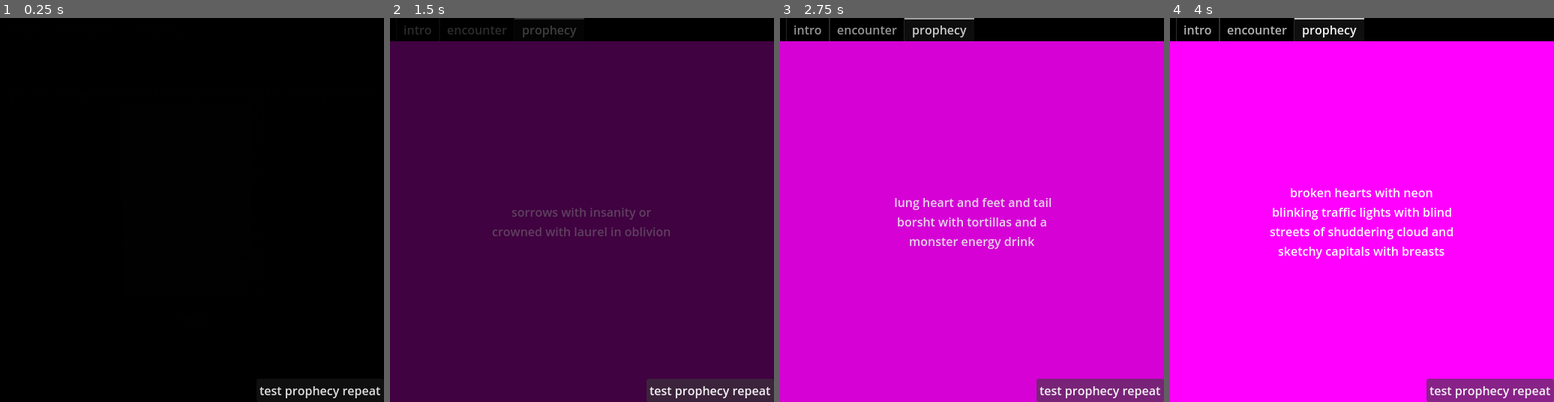
Above: before the commit, frames 1-4 (left to right).
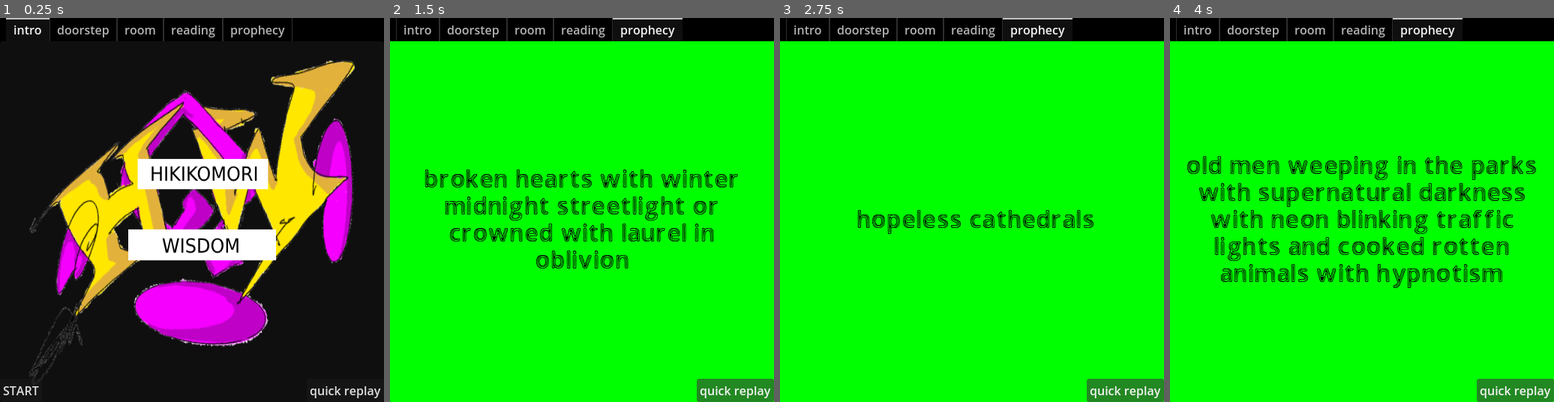
Above: after the commit, the same moments.

Repository: AlexDeclino/hikikomori_wisdom
Game: Godot game, scene res://scenes/prophecy.tscn
Two runs of this game, one before a commit and one after it. Both use one fixed random seed, a clock stepped at 60 frames per second and the inputs below.
Inputs (mouse positions are in pixels of both pictures, inside the frame that each line leads up to):
- Up to frame 1 (0.25 s): no input
- Up to frame 2 (1.5 s): click (582, 317) at 0.5 s, where only the run before the commit has a clickable "knock"; click "test prophecy repeat" (after the commit: "quick replay") at 1.25 s
- Up to frame 3 (2.75 s): click "test prophecy repeat" (after the commit: "quick replay") at 2 s
- Up to frame 4 (4 s): click "test prophecy repeat" (after the commit: "quick replay") at 2.75 s; tap Enter at 3.5 s

The runs differ from the first frame. In frame 1, 32% of the frame differs, in the area x 0-100%, y 0-100%; in frame 2, 95%; in frame 3, 95%; in frame 4, 95%.

Commit message:
added font, fixed empty array bug

Diff:
--- a/scenes/prophecy.tscn
+++ b/scenes/prophecy.tscn
@@ -1,9 +1,11 @@
-[gd_scene load_steps=9 format=3 uid="uid://62kem80pm0aa"]
+[gd_scene load_steps=11 format=3 uid="uid://62kem80pm0aa"]
 
 [ext_resource type="Script" path="res://scripts/prophecy.gd" id="1_fth8o"]
 [ext_resource type="Texture2D" uid="uid://cshy3hxl3cgbn" path="res://assets/door_01.jpg" id="2_gwday"]
 [ext_resource type="Texture2D" uid="uid://bd8h7c0ekdpfn" path="res://assets/background_01.png" id="2_n7pln"]
 [ext_resource type="AudioStream" uid="uid://cchwfbqae2hge" path="res://assets/sfx/foreboding-theme.ogg" id="2_r8h2h"]
+[ext_resource type="FontFile" uid="uid://nd0s6xgshou2" path="res://assets/Godot_rough-Regular.ttf" id="4_76wjn"]
+[ext_resource type="Texture2D" uid="uid://tf6blr8fx6qs" path="res://assets/intro_bg.png" id="4_pxr1f"]
 
 [sub_resource type="StyleBoxFlat" id="StyleBoxFlat_cs1hu"]
 bg_color = Color(0, 0, 0, 1)
@@ -37,7 +39,7 @@
 "times": PackedFloat32Array(0, 3),
 "transitions": PackedFloat32Array(1, 1),
 "update": 0,
-"values": [Color(0, 0, 0, 0), Color(1, 1, 1, 1)]
+"values": [Color(1, 1, 1, 1), Color(1, 1, 1, 1)]
 }
 
 [sub_resource type="AnimationLibrary" id="AnimationLibrary_ecfqv"]
@@ -54,7 +56,7 @@
 grow_horizontal = 2
 grow_vertical = 2
 script = ExtResource("1_fth8o")
-nodes_paths = Array[NodePath]([NodePath("prophecy_stages/encounter/VBoxContainer/prophecy_bar"), NodePath("prophecy_stages/encounter/VBoxContainer/prophecy_bar/prophecy_timer"), NodePath("prophecy_stages/intro/VBoxContainer/knock_bar/knock_timer"), NodePath("prophecy_stages/intro/VBoxContainer/knock_bar"), NodePath("prophecy_stages/intro/VBoxContainer/knock_bar/knock_button"), NodePath("prophecy_stages/intro/VBoxContainer/knock_reaction")])
+nodes_paths = Array[NodePath]([NodePath("prophecy_stages/reading/VBoxContainer/prophecy_bar"), NodePath("prophecy_stages/reading/VBoxContainer/prophecy_bar/prophecy_timer"), NodePath("prophecy_stages/doorstep/VBoxContainer/knock_bar/knock_timer"), NodePath("prophecy_stages/doorstep/VBoxContainer/knock_bar"), NodePath("prophecy_stages/doorstep/VBoxContainer/knock_bar/knock_button"), NodePath("prophecy_stages/doorstep/VBoxContainer/knock_reaction")])
 knock_speed = 5.0
 
 [node name="Panel" type="Panel" parent="."]
@@ -76,20 +78,36 @@
 grow_vertical = 2
 
 [node name="intro" type="MarginContainer" parent="prophecy_stages"]
-layout_mode = 2
-
-[node name="VBoxContainer" type="VBoxContainer" parent="prophecy_stages/intro"]
-layout_mode = 2
-size_flags_vertical = 4
-
-[node name="Label" type="Label" parent="prophecy_stages/intro/VBoxContainer"]
+visible = false
+layout_mode = 2
+
+[node name="TextureRect" type="TextureRect" parent="prophecy_stages/intro"]
+layout_mode = 2
+texture = ExtResource("4_pxr1f")
+expand_mode = 1
+
+[node name="start_button" type="Button" parent="prophecy_stages/intro" groups=["buttons"]]
+layout_mode = 2
+size_flags_horizontal = 0
+size_flags_vertical = 8
+text = "START"
+
+[node name="doorstep" type="MarginContainer" parent="prophecy_stages"]
+visible = false
+layout_mode = 2
+
+[node name="VBoxContainer" type="VBoxContainer" parent="prophecy_stages/doorstep"]
+layout_mode = 2
+size_flags_vertical = 4
+
+[node name="Label" type="Label" parent="prophecy_stages/doorstep/VBoxContainer"]
 layout_mode = 2
 size_flags_horizontal = 4
 text = "you are brought to meet the hikikomori sybil to know your fate"
 horizontal_alignment = 1
 vertical_alignment = 1
 
-[node name="TextureRect" type="TextureRect" parent="prophecy_stages/intro/VBoxContainer"]
+[node name="TextureRect" type="TextureRect" parent="prophecy_stages/doorstep/VBoxContainer"]
 custom_minimum_size = Vector2(256, 256)
 layout_mode = 2
 size_flags_horizontal = 4
@@ -97,13 +115,13 @@
 texture = ExtResource("2_gwday")
 expand_mode = 1
 
-[node name="knock_bar" type="ProgressBar" parent="prophecy_stages/intro/VBoxContainer"]
+[node name="knock_bar" type="ProgressBar" parent="prophecy_stages/doorstep/VBoxContainer"]
 custom_minimum_size = Vector2(512, 50)
 layout_mode = 2
 size_flags_horizontal = 4
 show_percentage = false
 
-[node name="knock_button" type="Button" parent="prophecy_stages/intro/VBoxContainer/knock_bar" groups=["buttons"]]
+[node name="knock_button" type="Button" parent="prophecy_stages/doorstep/VBoxContainer/knock_bar" groups=["buttons"]]
 layout_mode = 1
 anchors_preset = 15
 anchor_right = 1.0
@@ -114,19 +132,33 @@
 size_flags_vertical = 4
 text = "knock"
 
-[node name="knock_timer" type="Timer" parent="prophecy_stages/intro/VBoxContainer/knock_bar"]
+[node name="knock_timer" type="Timer" parent="prophecy_stages/doorstep/VBoxContainer/knock_bar"]
 wait_time = 0.05
 
-[node name="knock_reaction" type="Label" parent="prophecy_stages/intro/VBoxContainer"]
-layout_mode = 2
-horizontal_alignment = 1
-vertical_alignment = 1
-
-[node name="encounter" type="MarginContainer" parent="prophecy_stages"]
-visible = false
-layout_mode = 2
-
-[node name="TextureRect" type="TextureRect" parent="prophecy_stages/encounter"]
+[node name="knock_reaction" type="Label" parent="prophecy_stages/doorstep/VBoxContainer"]
+layout_mode = 2
+horizontal_alignment = 1
+vertical_alignment = 1
+
+[node name="room" type="MarginContainer" parent="prophecy_stages"]
+visible = false
+layout_mode = 2
+
+[node name="Label" type="Label" parent="prophecy_stages/room"]
+self_modulate = Color(1, 0, 1, 1)
+custom_minimum_size = Vector2(256, 0)
+layout_mode = 2
+size_flags_horizontal = 4
+theme_override_fonts/font = ExtResource("4_76wjn")
+theme_override_font_sizes/font_size = 36
+text = "a b c d e f g h i j k l m n o p q r s t u v w x y z 1 2 3 4 5 6 7 8 9 0 ,"
+autowrap_mode = 2
+
+[node name="reading" type="MarginContainer" parent="prophecy_stages"]
+visible = false
+layout_mode = 2
+
+[node name="TextureRect" type="TextureRect" parent="prophecy_stages/reading"]
 custom_minimum_size = Vector2(256, 256)
 layout_mode = 2
 size_flags_horizontal = 4
@@ -134,40 +166,43 @@
 texture = ExtResource("2_n7pln")
 expand_mode = 5
 
-[node name="VBoxContainer" type="VBoxContainer" parent="prophecy_stages/encounter"]
-layout_mode = 2
-size_flags_vertical = 8
-
-[node name="Label" type="Label" parent="prophecy_stages/encounter/VBoxContainer"]
+[node name="VBoxContainer" type="VBoxContainer" parent="prophecy_stages/reading"]
+layout_mode = 2
+size_flags_vertical = 8
+
+[node name="Label" type="Label" parent="prophecy_stages/reading/VBoxContainer"]
 layout_mode = 2
 text = "the sybilla is deciding your fate
 "
 horizontal_alignment = 1
 vertical_alignment = 1
 
-[node name="prophecy_bar" type="ProgressBar" parent="prophecy_stages/encounter/VBoxContainer"]
-layout_mode = 2
-size_flags_vertical = 8
-
-[node name="prophecy_timer" type="Timer" parent="prophecy_stages/encounter/VBoxContainer/prophecy_bar"]
+[node name="prophecy_bar" type="ProgressBar" parent="prophecy_stages/reading/VBoxContainer"]
+layout_mode = 2
+size_flags_vertical = 8
+
+[node name="prophecy_timer" type="Timer" parent="prophecy_stages/reading/VBoxContainer/prophecy_bar"]
 wait_time = 0.03
 
 [node name="prophecy" type="MarginContainer" parent="prophecy_stages"]
-visible = false
 layout_mode = 2
 
 [node name="ColorRect" type="ColorRect" parent="prophecy_stages/prophecy"]
 layout_mode = 2
-color = Color(1, 0, 1, 1)
+color = Color(0, 1, 0, 1)
 
 [node name="Label" type="Label" parent="prophecy_stages/prophecy"]
-custom_minimum_size = Vector2(256, 0)
-layout_mode = 2
-size_flags_horizontal = 4
+clip_contents = true
+custom_minimum_size = Vector2(480, 0)
+layout_mode = 2
+size_flags_horizontal = 4
+theme_override_colors/font_color = Color(0, 0, 0, 1)
+theme_override_fonts/font = ExtResource("4_76wjn")
+theme_override_font_sizes/font_size = 36
 text = "aaaa"
 horizontal_alignment = 1
 vertical_alignment = 1
-autowrap_mode = 3
+autowrap_mode = 2
 
 [node name="sounds" type="AudioStreamPlayer" parent="."]
 
@@ -181,20 +216,20 @@
 "": SubResource("AnimationLibrary_ecfqv")
 }
 
-[node name="Button" type="Button" parent="." groups=["buttons"]]
-layout_mode = 1
-anchors_preset = 3
-anchor_left = 1.0
-anchor_top = 1.0
-anchor_right = 1.0
-anchor_bottom = 1.0
-offset_left = -170.0
-offset_top = -31.0
+[node name="replay_button" type="Button" parent="." groups=["buttons"]]
+layout_mode = 2
+offset_left = 409.0
+offset_top = 481.0
+offset_right = 512.0
+offset_bottom = 512.0
 grow_horizontal = 0
 grow_vertical = 0
-text = "test prophecy repeat"
-
-[connection signal="pressed" from="prophecy_stages/intro/VBoxContainer/knock_bar/knock_button" to="." method="_on_knock_button_pressed"]
-[connection signal="timeout" from="prophecy_stages/intro/VBoxContainer/knock_bar/knock_timer" to="." method="_on_knock_timer_timeout"]
-[connection signal="timeout" from="prophecy_stages/encounter/VBoxContainer/prophecy_bar/prophecy_timer" to="." method="_on_prophecy_timer_timeout"]
-[connection signal="pressed" from="Button" to="." method="_on_button_pressed"]
+size_flags_horizontal = 8
+size_flags_vertical = 8
+text = "quick replay"
+
+[connection signal="pressed" from="prophecy_stages/intro/start_button" to="." method="_on_start_button_pressed"]
+[connection signal="pressed" from="prophecy_stages/doorstep/VBoxContainer/knock_bar/knock_button" to="." method="_on_knock_button_pressed"]
+[connection signal="timeout" from="prophecy_stages/doorstep/VBoxContainer/knock_bar/knock_timer" to="." method="_on_knock_timer_timeout"]
+[connection signal="timeout" from="prophecy_stages/reading/VBoxContainer/prophecy_bar/prophecy_timer" to="." method="_on_prophecy_timer_timeout"]
+[connection signal="pressed" from="replay_button" to="." method="_on_button_pressed"]
--- a/scripts/prophecy.gd
+++ b/scripts/prophecy.gd
@@ -9,7 +9,7 @@
 var knock_sound = preload("res://assets/sfx/knock_knock.wav")
 var prophecy_calculating = preload("res://assets/sfx/laugh_01.wav")
 var prophecy_finished = preload("res://assets/sfx/1054.wav")
-
+var snap = preload("res://assets/sfx/snap.wav")
 #cursors
 var hand_cursor = preload("res://assets/cursors/hand_knock.png")
 var arrow_cursor = preload("res://assets/cursors/hand_normal.png")
@@ -62,7 +62,7 @@
 	var button = get_node(nodes_paths[4])
 	if knock_knock == 3:
 		knock_knock = 0
-		$prophecy_stages.current_tab = 1
+		$prophecy_stages.current_tab = 2
 		_play_sfx(prophecy_calculating)
 		get_node(nodes_paths[1]).start()
 
@@ -104,12 +104,12 @@
 		_prophecy_complete()
 	else:
 		prophecy_bar.value += 1
-	$prophecy_stages/encounter/TextureRect.texture = pic_selected
+	$prophecy_stages/reading/TextureRect.texture = pic_selected
 
 func _prophecy_complete():
 	_play_sfx(prophecy_finished)
 	get_node(nodes_paths[1]).stop()
-	$prophecy_stages.current_tab = 2
+	$prophecy_stages.current_tab = 4
 	_select_prophecy()
 
 #---------- stage 1
@@ -118,17 +118,17 @@
 #stage 2 ----------
 
 func _select_prophecy():
-	var random = randi_range(1,2)
-	var method = var_to_str(random)
-	match method:
-		"1":
-			$prophecy_stages/prophecy/Label.text = _prophecy_word()
-		"2":
-			$prophecy_stages/prophecy/Label.text = _prophecy_or()
-		"3":
-			_prophecy_sentence()
-		_:
-			print("no prophecy for you")
+		var random = randi_range(1,2)
+		var method = var_to_str(random)
+		match method:
+			"1":
+				$prophecy_stages/prophecy/Label.text = _prophecy_word()
+			"2":
+				$prophecy_stages/prophecy/Label.text = _prophecy_or()
+			"3":
+				_prophecy_sentence()
+			_:
+				print("no prophecy for you")
 
 func _prophecy_word():
 	print("word")
@@ -200,5 +200,15 @@
 
 
 func _on_button_pressed():
-	$prophecy_stages.current_tab = 2
+	_play_sfx(snap)
+	$prophecy_stages.current_tab = 4
+	if words_array.size() <= 5:
+		print("repopulating")
+		_load_file_list("res://assets/texts/words.txt", words_array)
 	_select_prophecy()
+
+
+
+func _on_start_button_pressed():
+	_play_sfx(snap)
+	$prophecy_stages.current_tab = 1
Binary file added: assets/Godot_rough-Regular.ttf
Not shown, added: assets/Godot_rough-Regular.ttf.import
Binary file added: assets/intro_bg.png
Not shown, added: assets/intro_bg.png.import
Not shown, added: assets/sfx/snap.wav.import
Not shown, changed: assets/texts/words.txt
Not shown, added: assets/sfx/snap.wav
